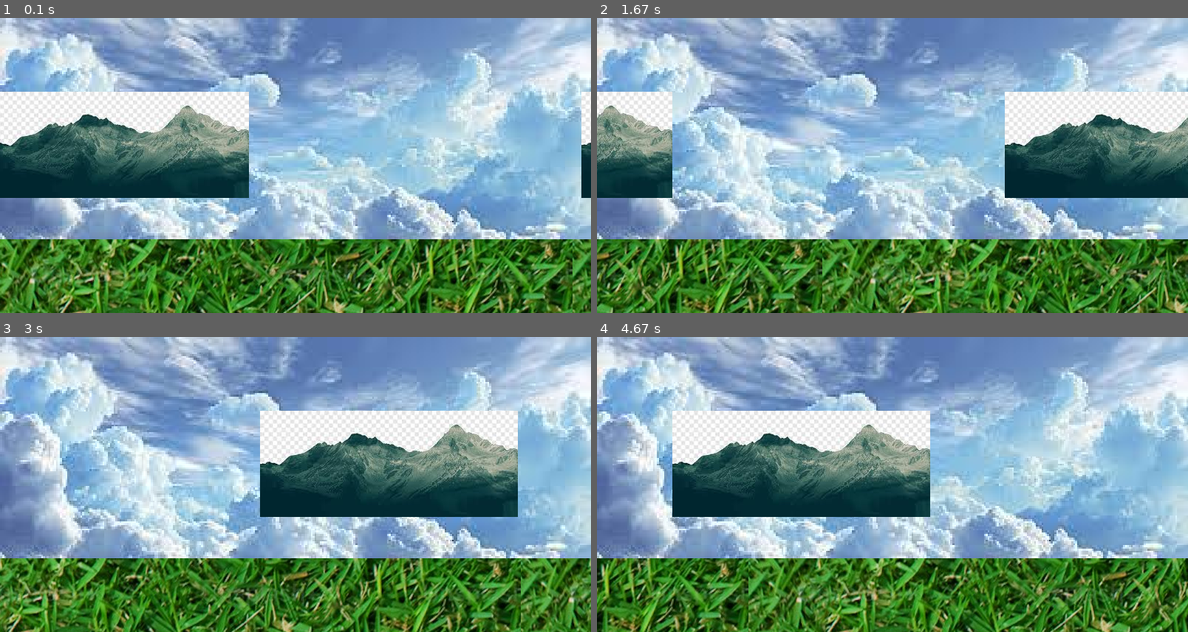
Above: before the commit, frames 1-4 (two rows, left to right).
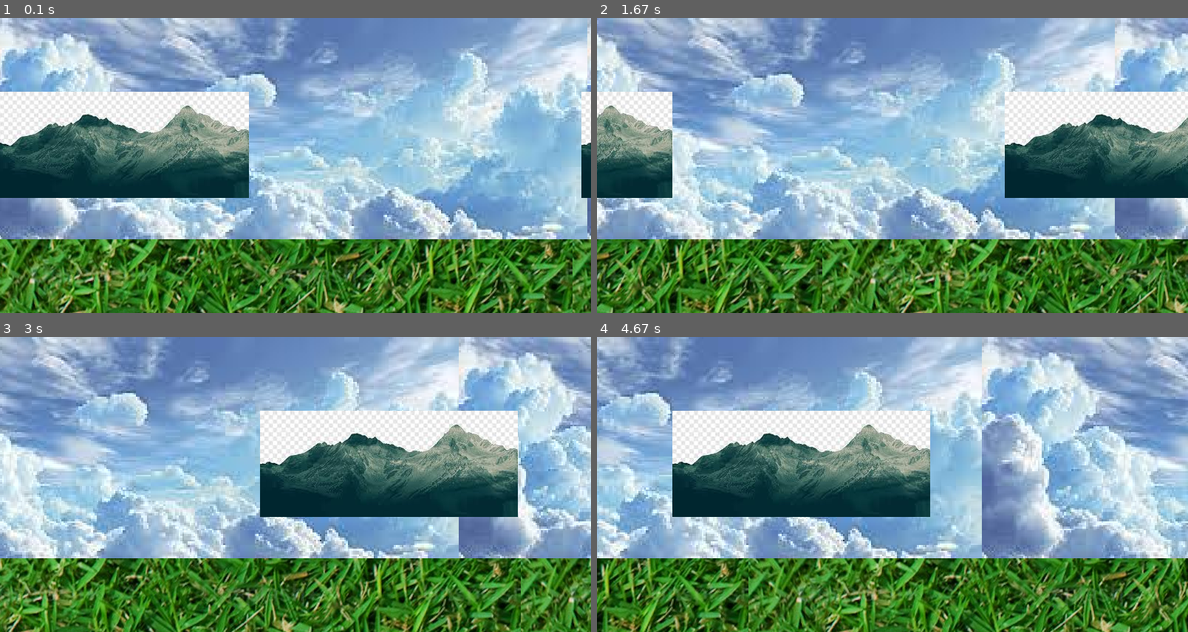
Above: after the commit, the same moments.

Repository: DavidBlits/Pygame-Tests
Game: pygame game, started from Pygame Challenge 04 - Scrolling Background.py
Same seed, same stepped clock (60 frames per second), same inputs: the game is played once before the commit and once after it.
Inputs:
- Up to frame 1 (0.1 s): no input
- Up to frame 2 (1.67 s): no input
- Up to frame 3 (3 s): no input
- Up to frame 4 (4.67 s): no input

The runs differ from the first frame. In frame 1, 9.0% of the frame differs, in the area x 0-100%, y 0-75%; in frame 2, 41%; in frame 3, 43%; in frame 4, 45%.

Commit message:
Updated lab 4 to move background

Diff:
--- a/Pygame Challenge 04 - Scrolling Background.py
+++ b/Pygame Challenge 04 - Scrolling Background.py
@@ -46,13 +46,19 @@
         if event.type == pygame.QUIT:
             run = False
     scroll-=5
-    screen.blit(cloud_background,(0,0))
-    bg_x = (scroll * 0.5) % 800
-    screen.blit(mountain_image, (bg_x - 800, 100))
-    screen.blit(mountain_image, (bg_x, 100))
 
-    fg_x = (scroll * 1) % 800
-    screen.blit(ground_image, (fg_x - 800, 300))
-    screen.blit(ground_image, (fg_x, 300))
+    sky_x=(scroll*0.2) % 800
+    screen.blit(cloud_background,(sky_x-800,0))
+    screen.blit(cloud_background,(sky_x,0))
+
+    cloud_x = (scroll * 0.5) % 800
+    screen.blit(mountain_image, (cloud_x - 800, 100))
+    screen.blit(mountain_image, (cloud_x, 100))
+
+    ground_x = (scroll * 1) % 800
+    screen.blit(ground_image, (ground_x - 800, 300))
+    screen.blit(ground_image, (ground_x, 300))
+
+
 
     pygame.display.flip()
